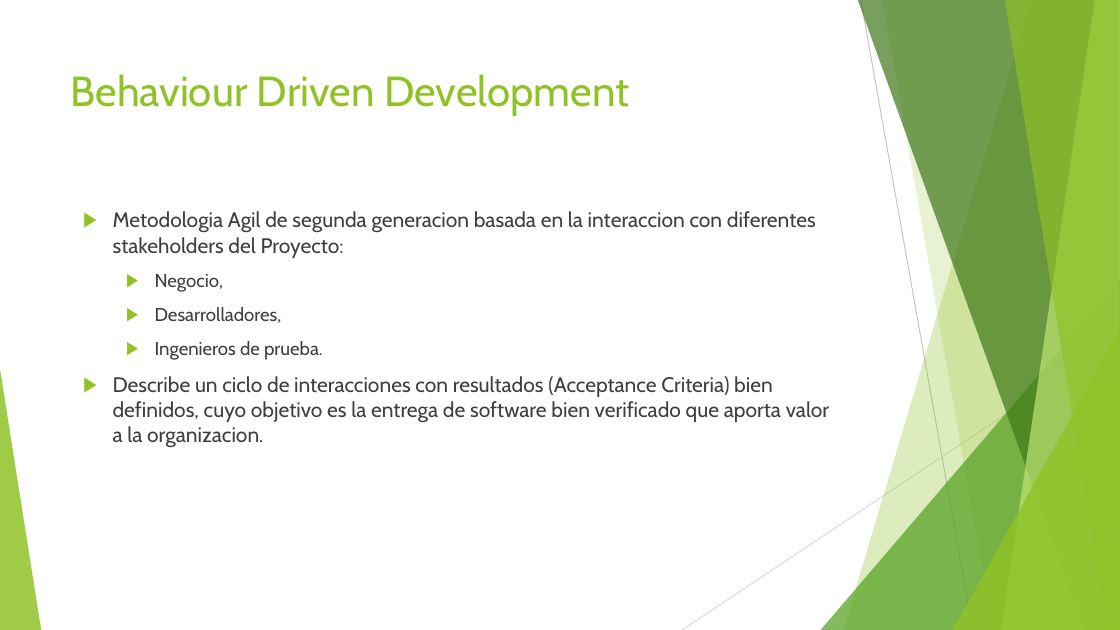
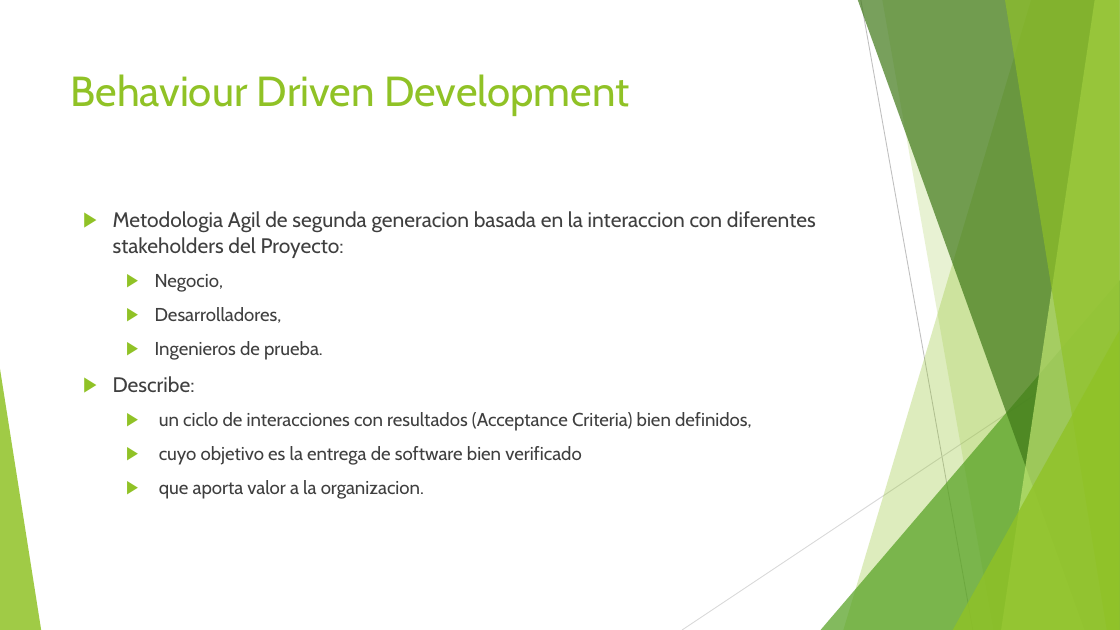
Before and after one commit to jomarnavarro/pepinazo, a slide deck: slide 3 of slides/Selenium Cucumber.pptx. Drawn at 1120x630 pixels with LibreOffice and Linux fonts; fonts in the diff are those of the drawing. Boxes give left, top, right and bottom in pixels: in the first picture for what was removed or moved away, otherwise in the second. Text is boxed around its words. In the diff, an @@ line names an element or a change of style, - is before the commit and + after.

```diff
--- a/slides/Selenium Cucumber.pptx
+++ b/slides/Selenium Cucumber.pptx
@@ text at bbox=[113, 376, 752, 499]: text changed; size 18 to 16 pt @@
-▶ Describe un ciclo de interacciones con resultados (Acceptance Criteria) bien definidos, cuyo objetivo es la entrega de software bien verificado que aporta valor a la organizacion.
+▶ Describe:
+  ▶ un ciclo de interacciones con resultados (Acceptance Criteria) bien definidos,
+  ▶ cuyo objetivo es la entrega de software bien verificado
+  ▶ que aporta valor a la organizacion.
```
Also in this commit, not shown: 3 other slides changed, 2 slides added.
